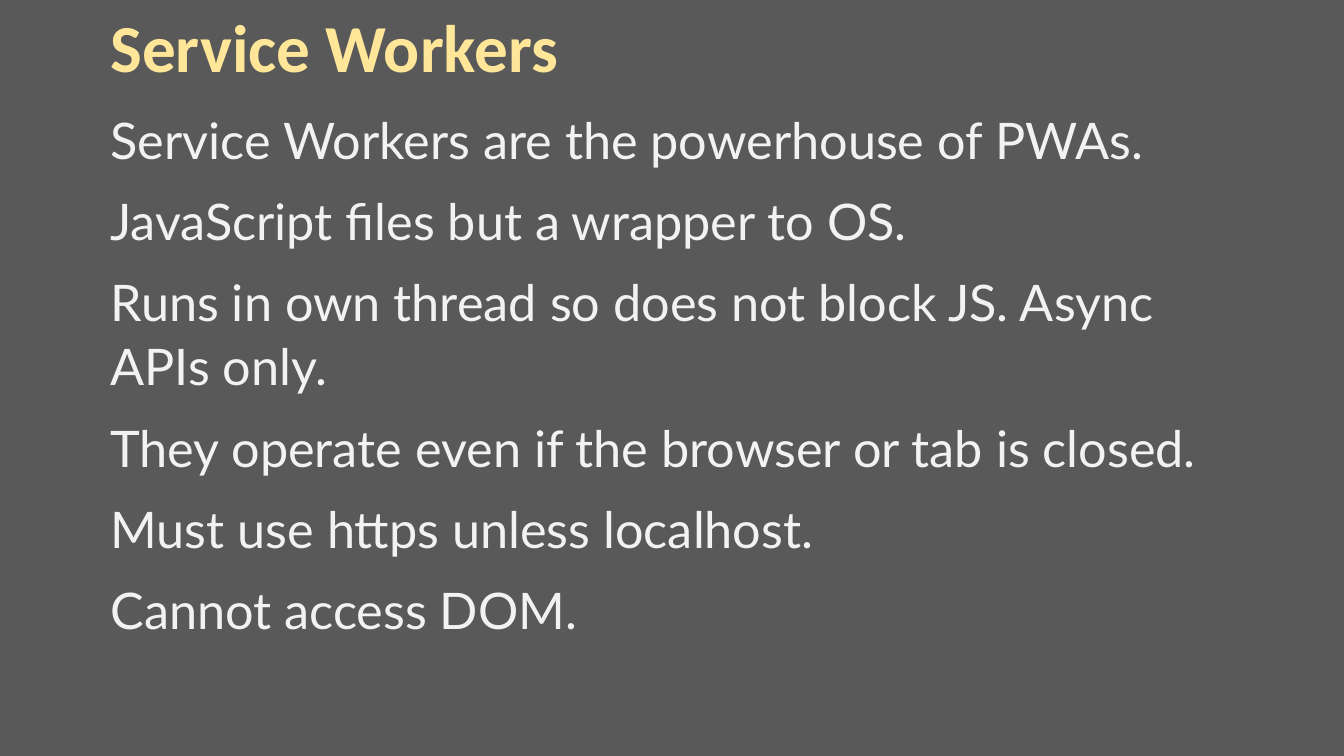
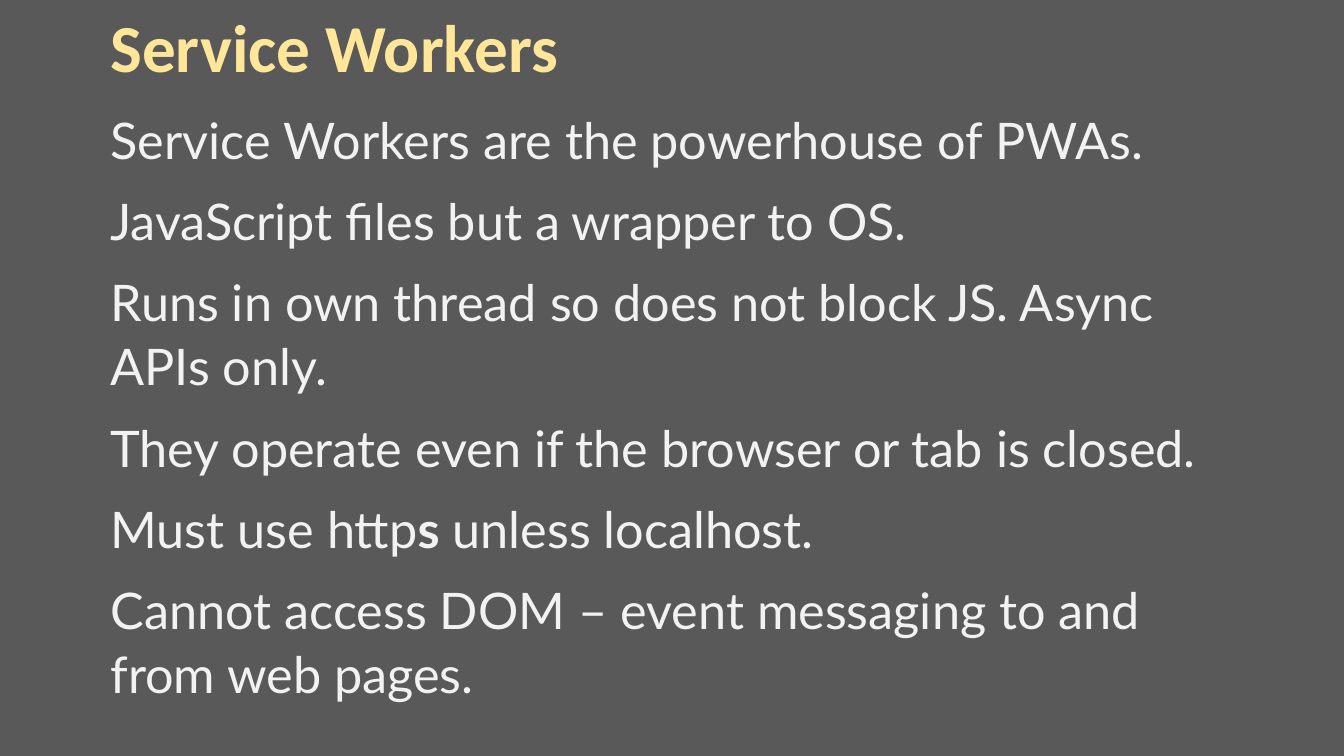
Before and after one commit to iwswordpress/asyncjs, a slide deck: slide 8 of 00-MAIN-ASYNCJS.pptx (slide 6 before the commit). Drawn at 1344x756 pixels with LibreOffice and Linux fonts; fonts in the diff are those of the drawing. Boxes give left, top, right and bottom in pixels: in the first picture for what was removed or moved away, otherwise in the second. Text is boxed around its words. In the diff, an @@ line names an element or a change of style, - is before the commit and + after.

```diff
--- a/00-MAIN-ASYNCJS.pptx
+++ b/00-MAIN-ASYNCJS.pptx
@@ text at <box>110,511,814,557</box>: bold on in "https" @@
@@ text at <box>110,592,1140,702</box>: text changed @@
-Cannot access DOM.
+Cannot access DOM – event messaging to and from web pages.
```
Also in this commit, not shown: 3 other slides changed, 2 slides added, 1 slide removed, 1 other file.
